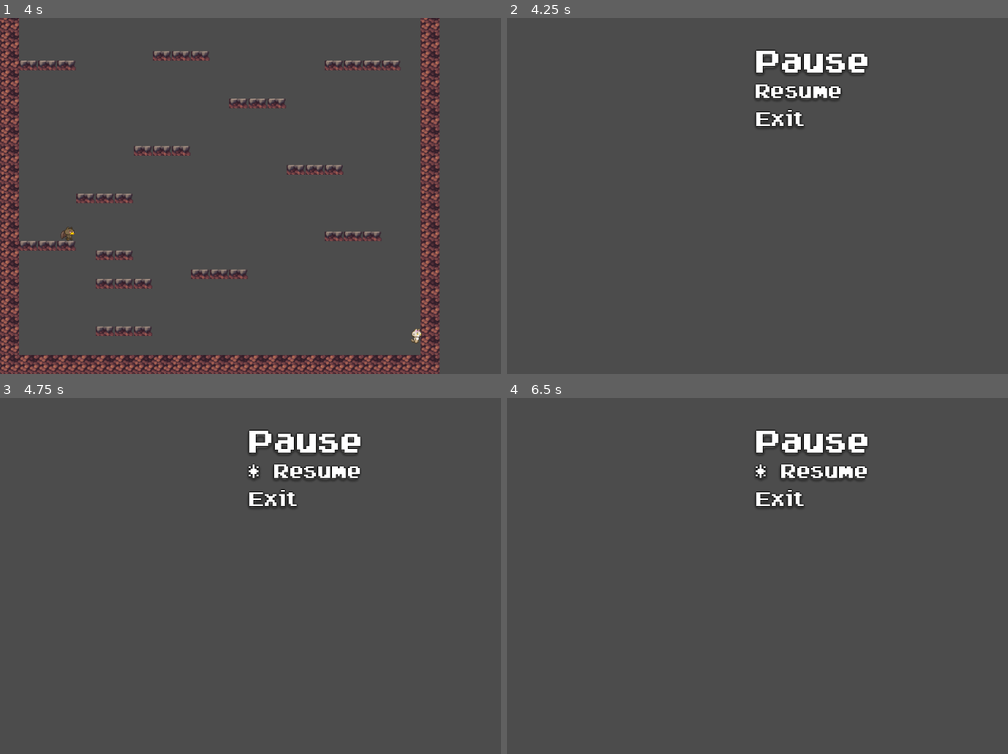
Above: before the commit, frames 1-4 (two rows, left to right).
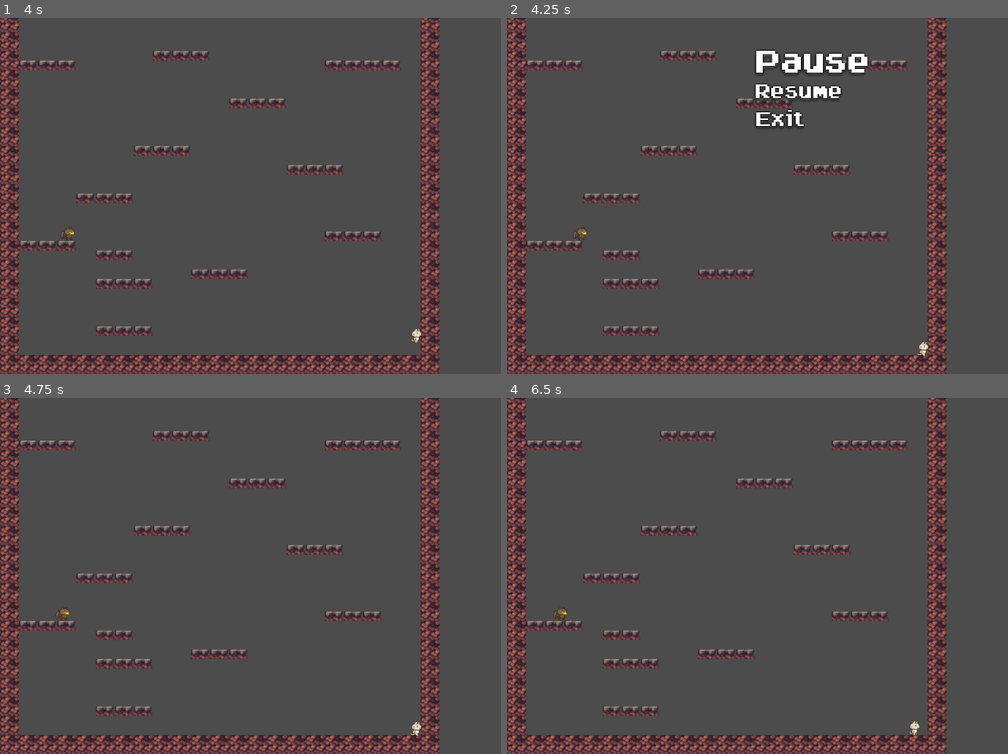
Above: after the commit, the same moments.

Repository: kachen10/jumping_families
Game: Godot game, scene res://src/levels/Level1.tscn
Two runs of this game, one before a commit and one after it. Both use one fixed random seed, a clock stepped at 60 frames per second and the inputs below.
Inputs (mouse positions are in pixels of both pictures, inside the frame that each line leads up to):
- Up to frame 1 (4 s): hold D (move_right) 0.53-2.03 s; tap W (jump) at 0.77, 1.52, 3.02, 3.77 s; hold A (move_left) 2.03-2.78 s; hold D (move_right) from 2.78 s (still down)
- Up to frame 2 (4.25 s): keep holding D (move_right); tap P (pause) at 4.15 s
- Up to frame 3 (4.75 s): release D (move_right) at 4.25 s; click (305, 472) at 4.27 s
- Up to frame 4 (6.5 s): tap Enter at 5 s; hold A (move_left) 5.03-5.78 s; tap W (jump) at 5.27 s; hold D (move_right) from 5.78 s (still down)

Frame 1 is identical in both runs. In frame 2, 14% of the frame differs, in the area x 0-88%, y 0-100%; in frame 3, 16%; in frame 4, 16%.

Commit message:
Fix pause menu

Diff:
--- a/jumping_families/src/levels/Level1.tscn
+++ b/jumping_families/src/levels/Level1.tscn
@@ -7,7 +7,7 @@
 [ext_resource path="res://src/levels/Path2D.gd" type="Script" id=5]
 [ext_resource path="res://src/Actors/Enemy.gd" type="Script" id=6]
 [ext_resource path="res://src/Actors/Enemy.tscn" type="PackedScene" id=7]
-[ext_resource path="res://src/levels/Pause.gd" type="Script" id=8]
+[ext_resource path="res://src/title_screen/PauseMenu.tscn" type="PackedScene" id=8]
 
 [sub_resource type="ConvexPolygonShape2D" id=1]
 points = PoolVector2Array( 32, 32, 0, 32, 0, 0, 32, 0 )
@@ -103,13 +103,6 @@
 [node name="CanvasLayer" type="CanvasLayer" parent="."]
 layer = 100
 
-[node name="Pause" type="Control" parent="CanvasLayer"]
+[node name="Control" parent="CanvasLayer" instance=ExtResource( 8 )]
 pause_mode = 2
-margin_left = -294.0
-margin_top = 1000.0
-margin_right = 724.0
-margin_bottom = 1594.0
-script = ExtResource( 8 )
-__meta__ = {
-"_edit_use_anchors_": false
-}
+visible = false
--- a/jumping_families/src/levels/Pause.gd
+++ b/jumping_families/src/levels/Pause.gd
@@ -4,4 +4,4 @@
 	if event.is_action_pressed("pause"):
 		var new_pause_state = not get_tree().paused;
 		get_tree().paused = new_pause_state
-		get_tree().change_scene("res://src/title_screen/PauseMenu.tscn")
+#		get_tree().show("res://src/title_screen/PauseMenu.tscn")
--- a/jumping_families/src/title_screen/PauseMenu.gd
+++ b/jumping_families/src/title_screen/PauseMenu.gd
@@ -7,18 +7,24 @@
 
 func _physics_process(delta):
 	if $MarginContainer/VBoxContainer/VBoxContainer/Resume.is_hovered():
-		get_tree().get_current_scene().get_name()
 		$MarginContainer/VBoxContainer/VBoxContainer/Resume.grab_focus()
 	if $MarginContainer/VBoxContainer/VBoxContainer/Exit.is_hovered():
-		get_tree().get_current_scene().get_name()
 		$MarginContainer/VBoxContainer/VBoxContainer/Exit.grab_focus()
 
+func _input(event):
+	if event.is_action_pressed("pause"):
+		var new_pause_state = not get_tree().paused;
+		get_tree().paused = new_pause_state
+		if new_pause_state:
+			show()
+		else:
+			hide()
+
 func _on_Resume_pressed():
-	print("resume pressed")
-	get_tree().change_scene("res://src/levels/Level1.tscn")
+	if get_tree().paused:
+		get_tree().paused = false
+	hide()
 
 
 func _on_Exit_pressed():
-	print(get_tree().get_current_scene().get_name())
-	print("exit pressed")
 	get_tree().quit()
